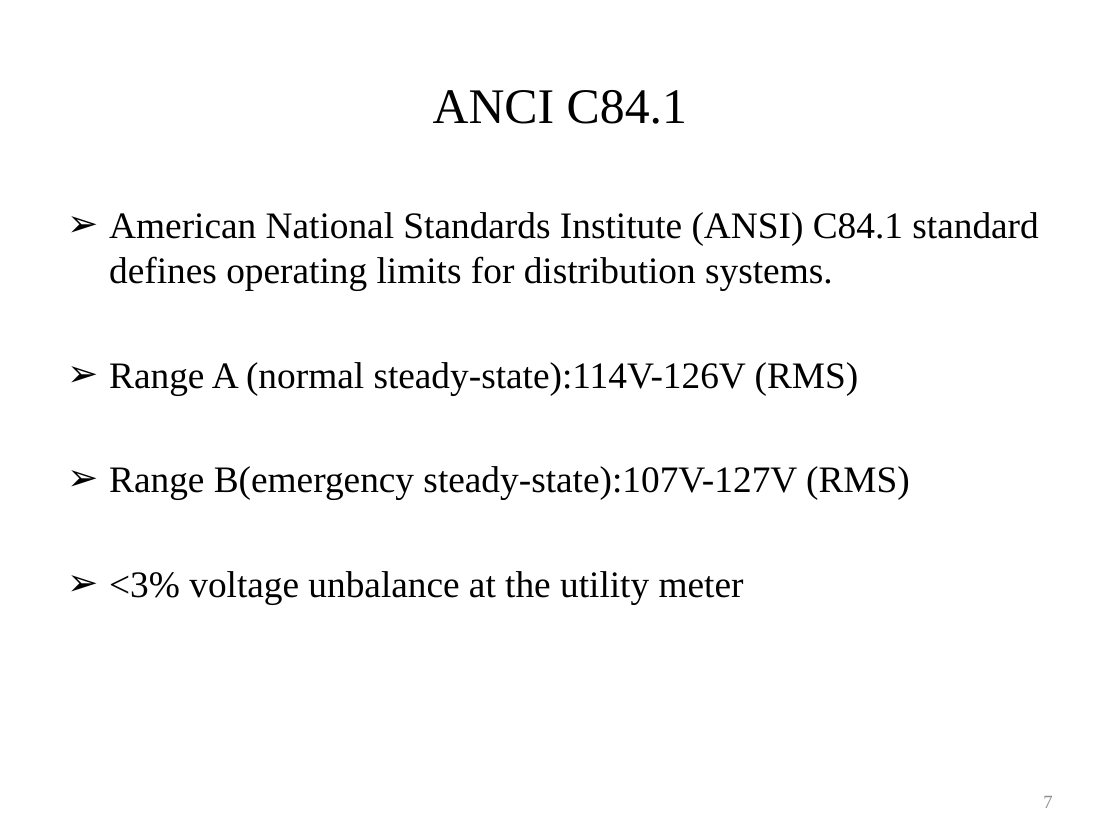
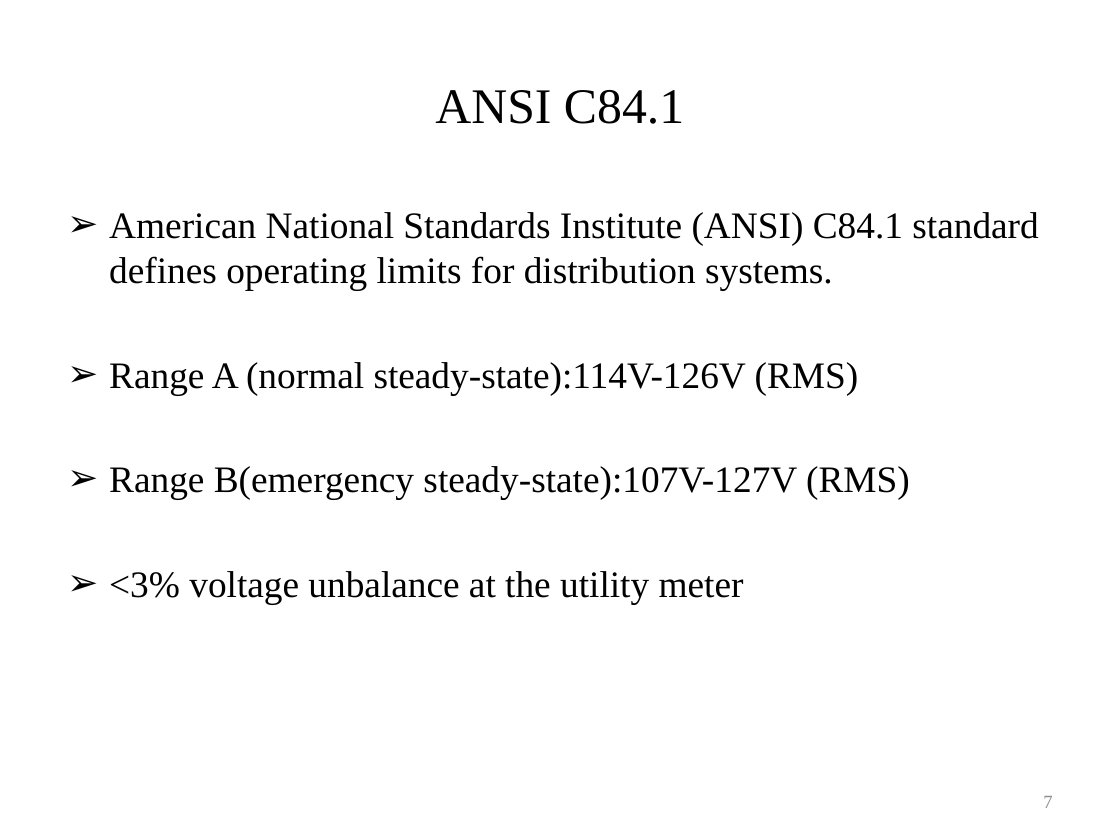
Before and after one commit to gridlab-d/course, a slide deck: slide 7 of University of Washington Class/Module 6 - Volt-VAR Optimization.pptx. Drawn at 1120x840 pixels with LibreOffice and Linux fonts; fonts in the diff are those of the drawing. Boxes give left, top, right and bottom in pixels: in the first picture for what was removed or moved away, otherwise in the second. Text is boxed around its words. In the diff, an @@ line names an element or a change of style, - is before the commit and + after.

Commit message:
Fixed slide in Module 6 (ANSI vs. ANCI).  Addition of homework for module 6.

```diff
--- a/University of Washington Class/Module 6 - Volt-VAR Optimization.pptx
+++ b/University of Washington Class/Module 6 - Volt-VAR Optimization.pptx
@@ title at [435,90,684,124]: text changed @@
-ANCI C84.1
+ANSI C84.1
```
Also in this commit, not shown: 1 other slide changed, 2 other files.
